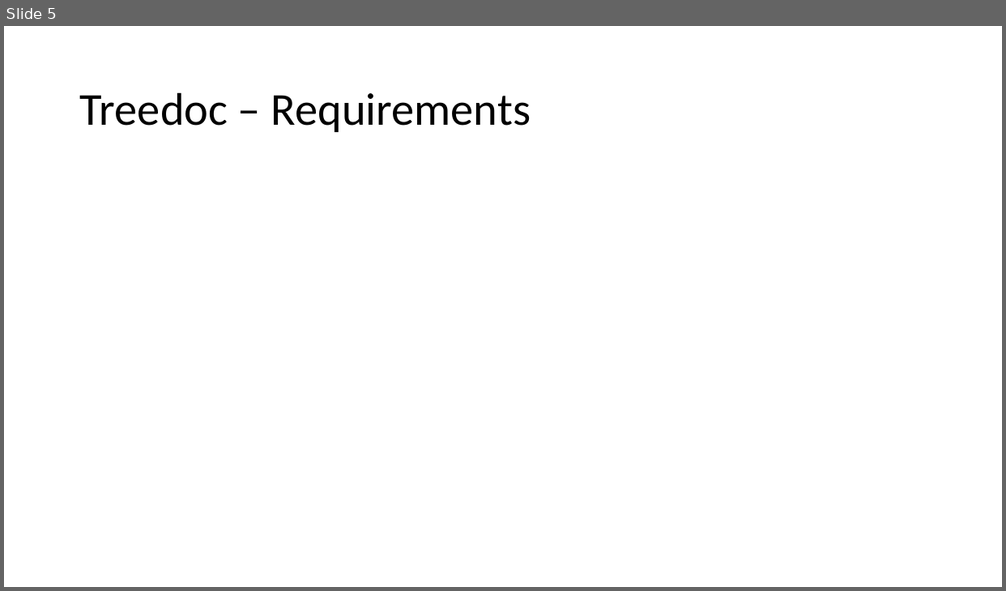
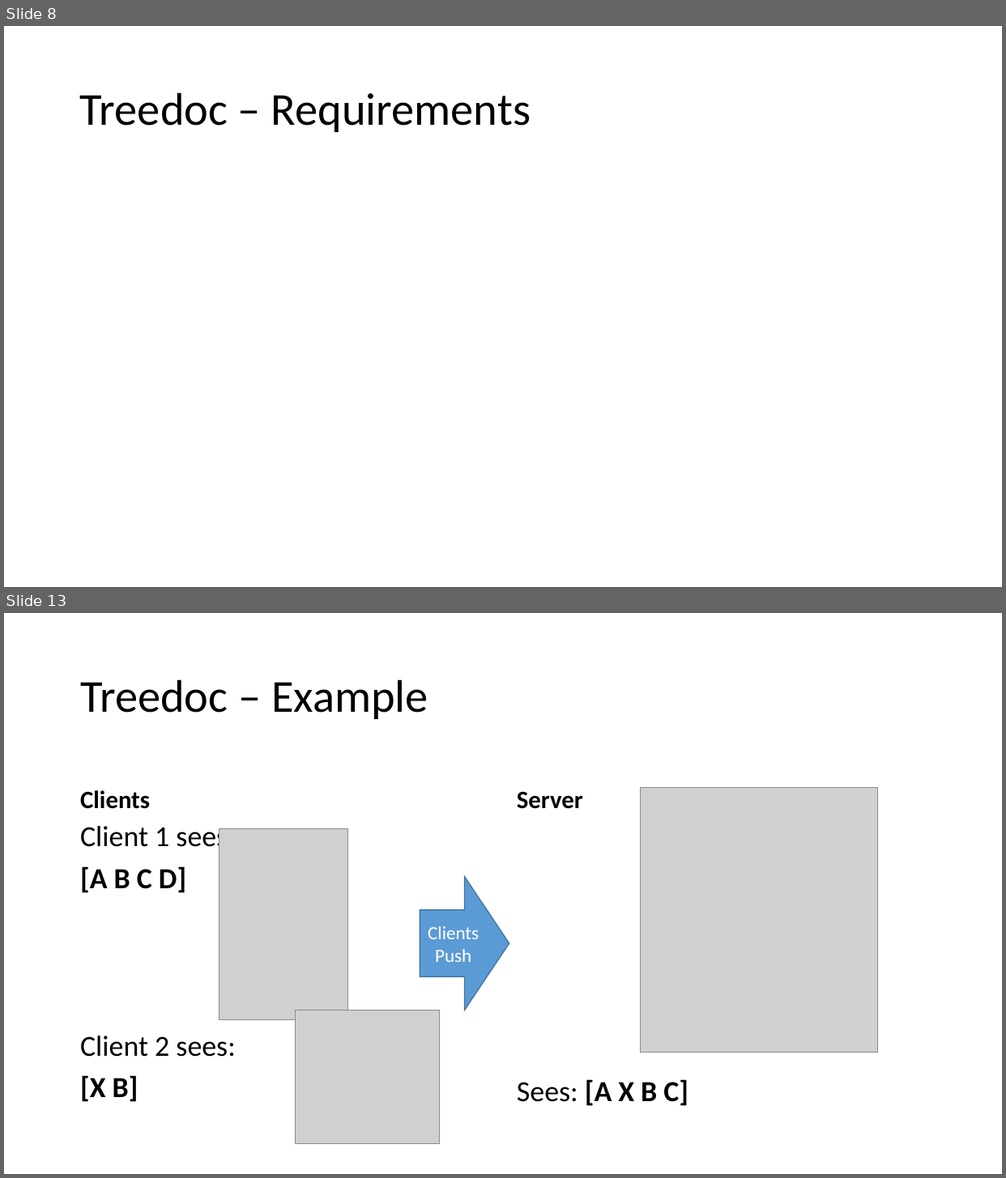
Before and after one commit to nickbradley/538b-project, a slide deck: p2pwiki.pptx. Shown one above the other, each under a label of ours: slide 5 before the commit, slides 8 and 13 after it; the slides between them are not shown. The pictures are 1006x591 and 1006x1178 pixels, drawn with LibreOffice and Linux fonts; fonts in the diff are those of the drawing; grey boxes stand for pictures. Boxes give left, top, right and bottom in pixels: in the first picture for what was removed or moved away, otherwise in the second. Text is boxed around its words. In the diff, an @@ line names an element or a change of style, - is before the commit and + after.

```diff
--- a/p2pwiki.pptx
+++ b/p2pwiki.pptx
@@ slide 13 added at (4,613,1002,1174), background #FFFFFF @@
@@ title added at (80,679,428,719), 44 pt, text #000000 @@
+Treedoc – Example
@@ text added at (80,790,150,809), 24 pt, text #000000, bold @@
+Clients
@@ text added at (517,791,583,809), 24 pt, text #000000, bold @@
+Server
@@ picture added at (641,787,878,1053) @@
@@ text added at (80,826,235,1102), 28 pt, text #000000 @@
+Client 1 sees:
+[A B C D]
+Client 2 sees:
+[X B]
@@ picture added at (219,829,348,1020) @@
@@ right arrow added at (420,876,509,1011), fill #5B9BD5, outline #43739E 1 pt, 18 pt, text #FFFFFF @@
+Clients Push
@@ picture added at (296,1011,439,1144) @@
@@ text added at (517,1080,688,1106), 28 pt, text #000000, bold @@
+Sees: [A X B C]
@@ what was slide 5 is now slide 8 @@
```
Also in this commit, not shown: 5 slides changed, 6 other slides added, 4 slides removed, 10 other files.
